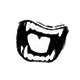
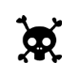
Layer changes from the first 80x80 image to the second:
added layer "Mithridatism" in group "Blessings" over (16, 15, 62, 63)
renamed "Calque 3" to "Vilma", hid it over (14, 18, 69, 64)
